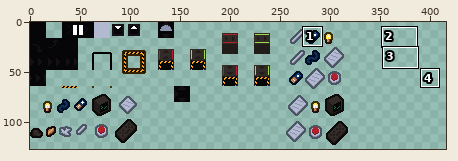
Two states of a sprite sheet, sprites.png. Above, an overview of the earlier version with the close-up marked.
Close-up. Old version:
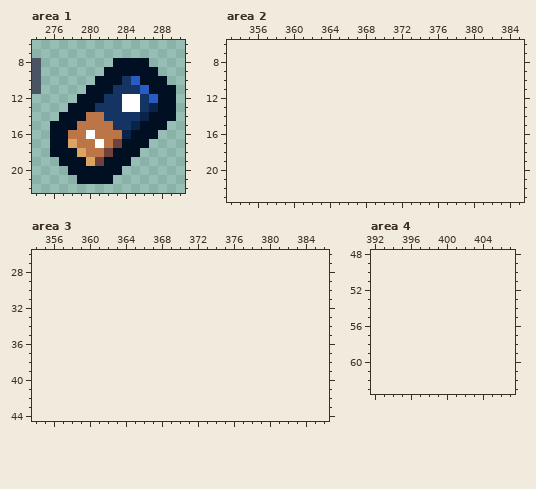
The file is 320x128 pixels. Shown: area 1: x 274..290, y 6..22; area 2: x 353..385, y 6..23; area 3: x 354..386, y 26..44; area 4: x 392..407, y 48..63. The old version is drawn lined up with the new one, on the new canvas. The wide view leaves out empty margins. The commit also changed other parts of the picture, which this record leaves out.
Once edited:
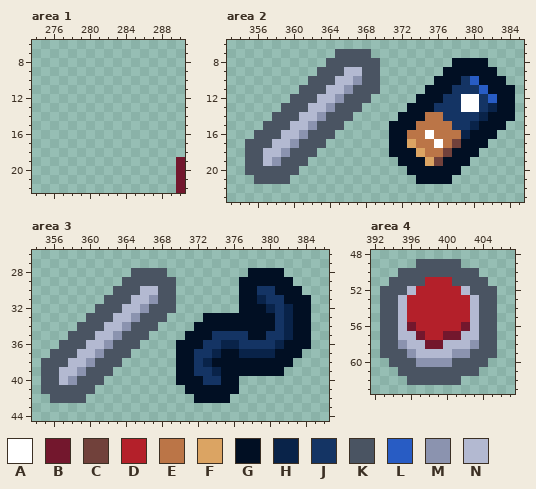
Palette (. is transparent): A #ffffff  B #73172d  C #71413b  D #b4202a  E #bb7547  F #dba463  G #010f23  H #092349  J #143464  K #4a5462  L #285cc4  M #8b93af  N #b3b9d1
What changed:
canvas 320x128 -> 416x128
--- area 1
@@ x 274..290 @@
  7 .................
- 8 K........GGGG....
- 9 K.......GGGGGG...
-10 K......GGGJLGGG..
-11 K.....GGGJJJLGGG.
-12 .....GGGJJAAJLGG.
-13 ....GGGJJJAAJHGG.
-14 ...GGGEEJJJJHGGG.
-15 ..GGGEEEEJJHGGG..
-16 ..GGEEAEEEHGGG...
-17 ..GGFEEAECGGG....
-18 ..GGGFEECGGG.....
-19 ...GGGFCGGG......
-20 ....GGGGGG.......
-21 .....GGGG........
-22 .................
+ 8 .................
+ 9 .................
+10 .................
+11 .................
+12 .................
+13 .................
+14 .................
+15 .................
+16 .................
+17 .................
+18 .................
+19 ................B
+20 ................B
+21 ................B
+22 ................B
--- area 2
@@ x 353..385 @@
  6 .................................
- 7 .................................
- 8 .................................
- 9 .................................
-10 .................................
-11 .................................
-12 .................................
-13 .................................
-14 .................................
-15 .................................
-16 .................................
-17 .................................
-18 .................................
-19 .................................
-20 .................................
-21 .................................
+ 7 ............KKKK.................
+ 8 ...........KKKKKK........GGGG....
+ 9 ..........KKKNNKK.......GGGGGG...
+10 .........KKKNNMKK......GGGJLGGG..
+11 ........KKKNNMKKK.....GGGJJJLGGG.
+12 .......KKKNNMKKK.....GGGJJAAJLGG.
+13 ......KKKNNMKKK.....GGGJJJAAJHGG.
+14 .....KKKNNMKKK.....GGGEEJJJJHGGG.
+15 ....KKKNNMKKK.....GGGEEEEJJHGGG..
+16 ...KKKNNMKKK......GGEEAEEEHGGG...
+17 ..KKKNNMKKK.......GGFEEAECGGG....
+18 ..KKNNMKKK........GGGFEECGGG.....
+19 ..KKNMKKK..........GGGFCGGG......
+20 ..KKKKKK............GGGGGG.......
+21 ...KKKK..............GGGG........
 22 .................................
--- area 3
@@ x 354..386 @@
 27 .................................
-28 .................................
-29 .................................
-30 .................................
-31 .................................
-32 .................................
-33 .................................
-34 .................................
-35 .................................
-36 .................................
-37 .................................
-38 .................................
-39 .................................
-40 .................................
-41 .................................
-42 .................................
+28 ...........KKKK.........GGGG.....
+29 ..........KKKKKK.......GGGGGG....
+30 .........KKKNNKK.......GGJJGGG...
+31 ........KKKNNMKK.......GGHJJGGG..
+32 .......KKKNNMKKK.......GGGHJHGG..
+33 ......KKKNNMKKK....GGGGGGGGJHGG..
+34 .....KKKNNMKKK....GGGGGGGGGJHGG..
+35 ....KKKNNMKKK....GGGJJJJGGJJHGG..
+36 ...KKKNNMKKK....GGGJJHHJJJJHGGG..
+37 ..KKKNNMKKK.....GGJJHGGHHHHGGG...
+38 .KKKNNMKKK......GGJHGGGGGGGGG....
+39 .KKNNMKKK.......GGJJHGGGGGGG.....
+40 .KKNMKKK........GGGJJGG..........
+41 .KKKKKK..........GGGGGG..........
+42 ..KKKK............GGGG...........
 43 .................................
--- area 4
@@ x 392..407 @@
 48 ................
-49 ................
-50 ................
-51 ................
-52 ................
-53 ................
-54 ................
-55 ................
-56 ................
-57 ................
-58 ................
-59 ................
-60 ................
-61 ................
-62 ................
+49 .....KKKKK......
+50 ...KKKKKKKKK....
+51 ..KKKKDDDKKKK...
+52 .KKKNDDDDDNKKK..
+53 .KKNDDDDDDDNKK..
+54 .KKNDDDDDDDNKK..
+55 .KKNDDDDDDDNKK..
+56 .KKNBDDDDDBNKK..
+57 .KKNNBDDBBNNKK..
+58 .KKMNNBBNNNMKK..
+59 .KKKMNNNNMMKKK..
+60 ..KKKMMMMKKKK...
+61 ...KKKKKKKKK....
+62 ....KKKKKK......
 63 ................
Where, in picture pixels (left, top, right, bottom), the same in both close-ups:
changed: (32, 58, 185, 193)
added: (245, 49, 515, 184)
added: (41, 268, 311, 403)
added: (380, 259, 497, 385)
